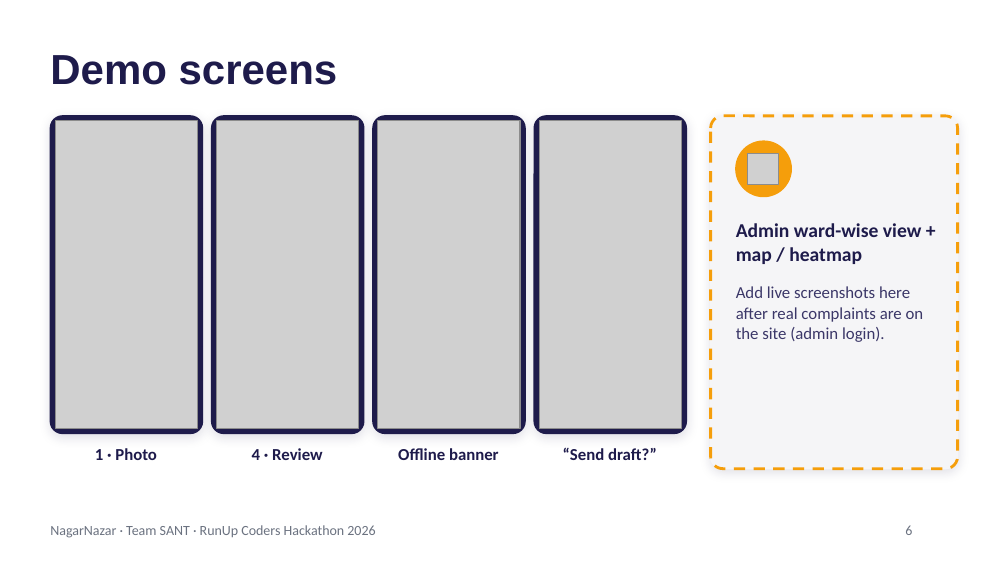
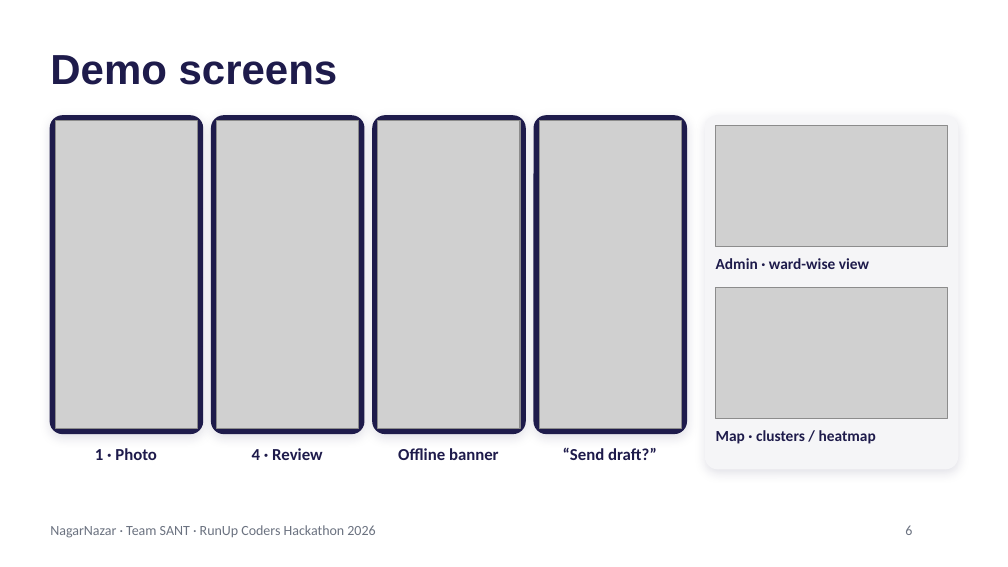
Before and after one commit to mohitk518/nagarnazar, a slide deck: slide 6 of docs/round2/NagarNazar_Round2.pptx. Drawn at 1008x567 pixels with LibreOffice and Linux fonts; fonts in the diff are those of the drawing; grey boxes stand for pictures; background and template pictures are left out. Boxes give left, top, right and bottom in pixels: in the first picture for what was removed or moved away, otherwise in the second. Text is boxed around its words. In the diff, an @@ line names an element or a change of style, - is before the commit and + after.

```diff
--- a/docs/round2/NagarNazar_Round2.pptx
+++ b/docs/round2/NagarNazar_Round2.pptx
@@ rounded rectangle: place and size @@
-rounded rectangle at [711,116,958,469]
+rounded rectangle at [706,116,958,469]
@@ rounded rectangle at [706,116,958,469]: proportions changed @@
@@ rounded rectangle removed at [711,116,958,469] @@
@@ picture added at [716,126,948,247] @@
@@ ellipse removed at [736,141,791,197] @@
@@ picture removed at [748,153,779,184] @@
@@ text at [716,258,869,269]: text changed; size 14 to 11 pt @@
-Admin ward-wise view + map / heatmap
+Admin · ward-wise view
@@ picture added at [716,287,948,418] @@
@@ text removed at [736,286,924,342] @@
-Add live screenshots here after real complaints are on the site (admin login).
@@ text added at [716,430,876,444], 11 pt, text #1E1B4B, bold @@
+Map · clusters / heatmap
```
Also in this commit, not shown: 2 other slides changed, 1 other file.
